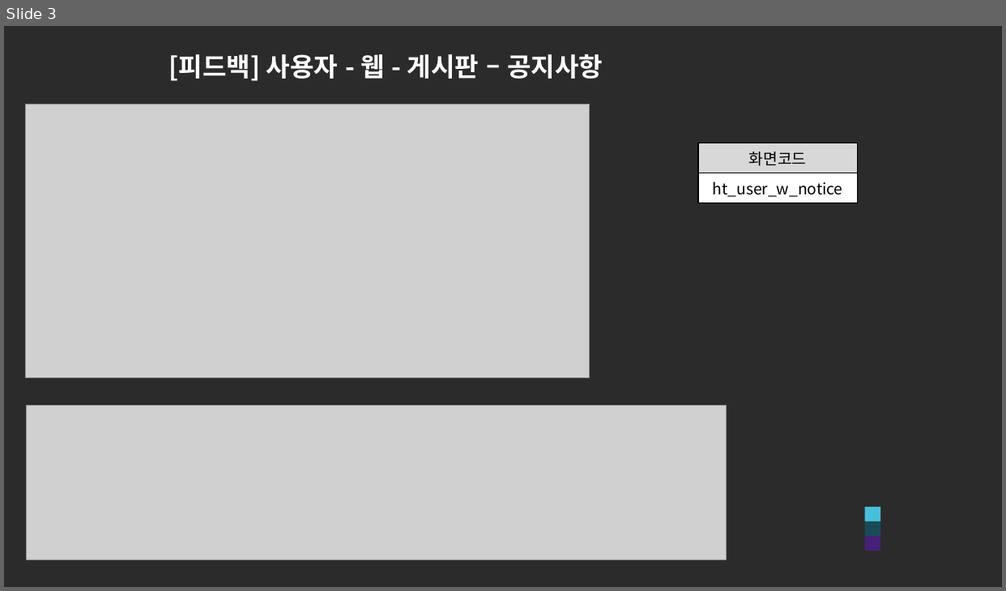
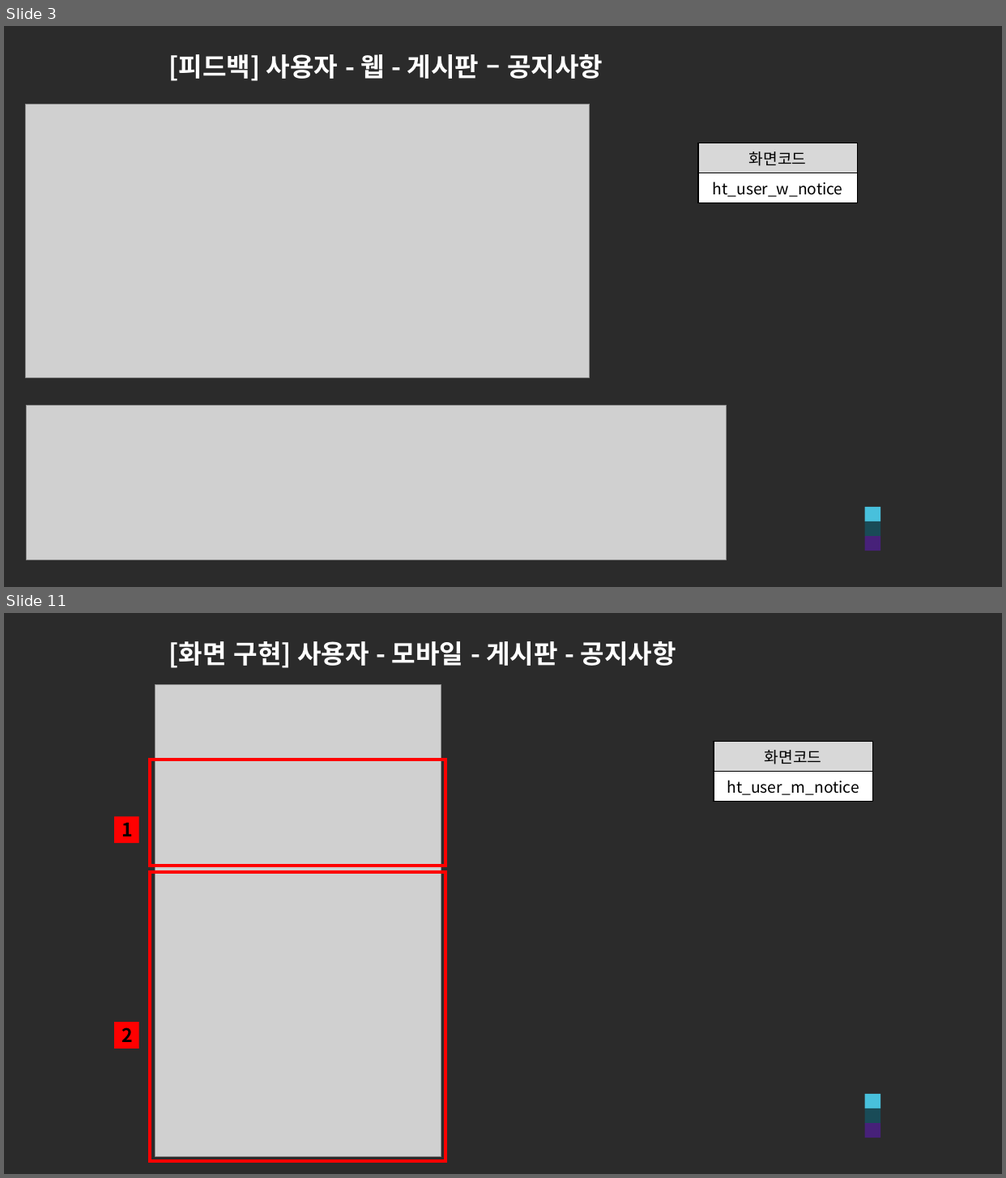
Before and after one commit to ezenteam2/e-Zone, a slide deck: 0 발표용 파워포인트/0501 5차발표/0501 project05 - 파워포인트 - 현태.pptx. Shown one above the other, each under a label of ours: slide 3 before the commit, slides 3 and 11 after it; the slides between them are not shown. The pictures are 1006x591 and 1006x1178 pixels, drawn with LibreOffice and Linux fonts; fonts in the diff are those of the drawing; grey boxes stand for pictures; background and template pictures are left out; a plain dark background stands for a picture behind light text. Boxes give left, top, right and bottom in pixels: in the first picture for what was removed or moved away, otherwise in the second. Text is boxed around its words. In the diff, an @@ line names an element or a change of style, - is before the commit and + after.

```diff
--- a/0 발표용 파워포인트/0501 5차발표/0501 project05 - 파워포인트 - 현태.pptx
+++ b/0 발표용 파워포인트/0501 5차발표/0501 project05 - 파워포인트 - 현태.pptx
@@ slide 11 added at [4,613,1002,1174], background picture (left out) @@
@@ text added at [169,641,676,668], 25 pt, text #FFFFFF, bold @@
+[화면 구현] 사용자 - 모바일 - 게시판 - 공지사항
@@ picture added at [155,685,441,1157] @@
@@ table added at [714,741,873,798], 2 rows, 1 columns @@
+화면코드
+ht_user_m_notice
@@ rectangle added at [149,760,445,867], outline #FF0000 3 pt @@
@@ rectangle added at [114,816,138,843], fill #FF0000, 18 pt, text #000000, bold @@
+1
@@ rectangle added at [149,872,445,1161], outline #FF0000 3 pt @@
@@ rectangle added at [114,1023,138,1049], fill #FF0000, 18 pt, text #000000, bold @@
+2
@@ rectangle added at [865,1094,880,1110], fill #48C0DC @@
@@ rectangle added at [865,1109,880,1123], fill #194B57 @@
@@ rectangle added at [865,1123,880,1139], fill #472179 @@
```
Also in this commit, not shown: 1 slide changed, 20 other slides added, 3 other files.
